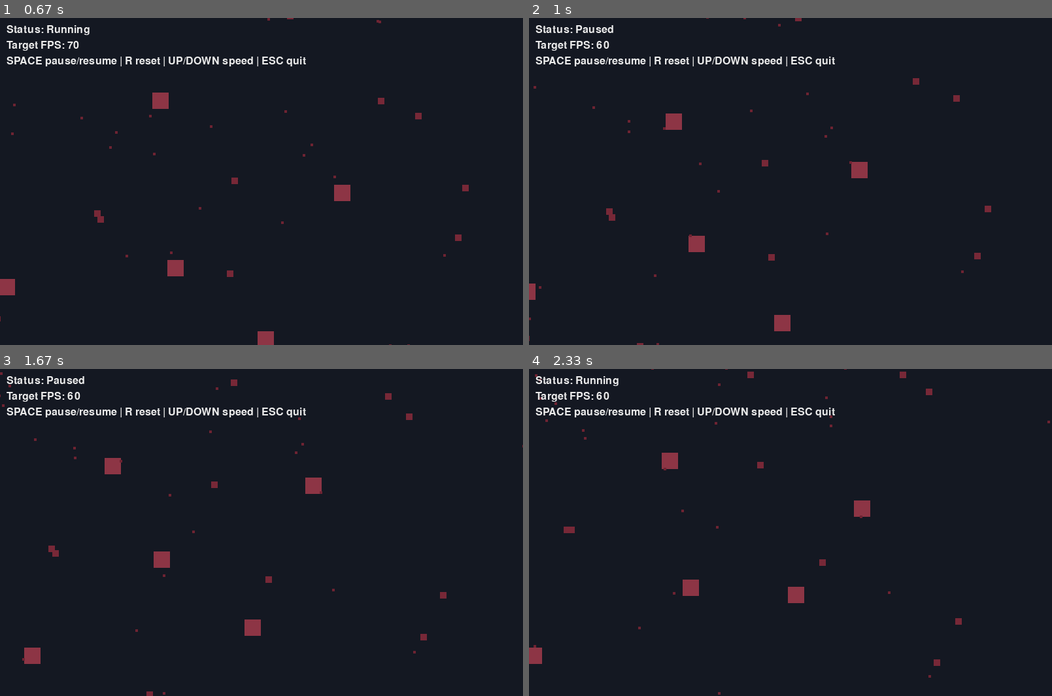
Above: before the commit, frames 1-4 (two rows, left to right).
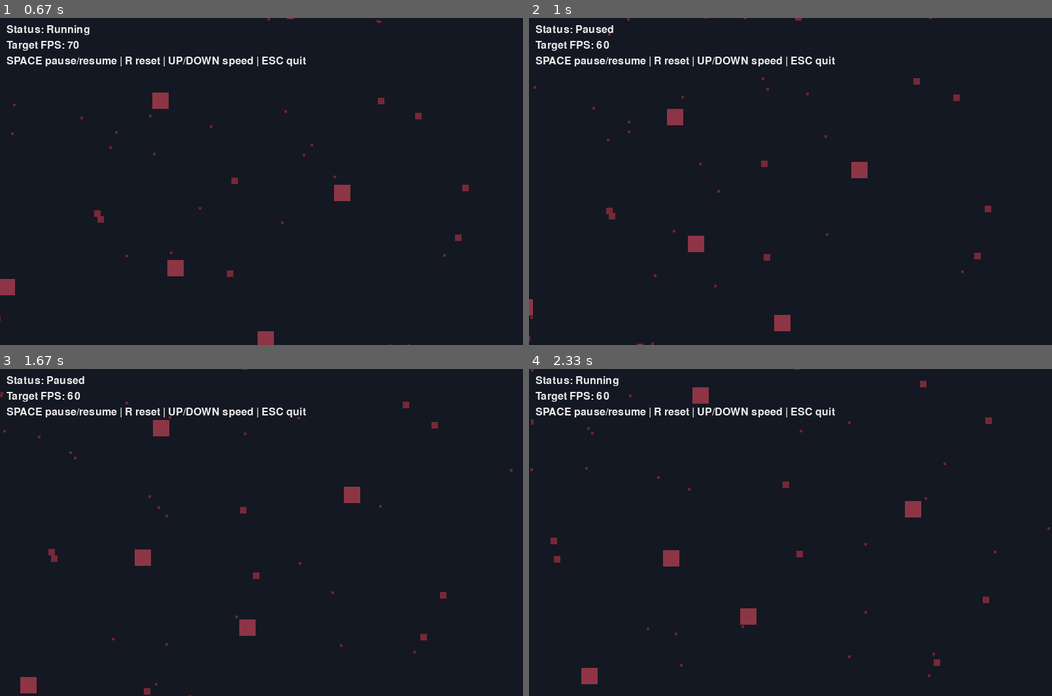
Above: after the commit, the same moments.

Repository: ynehme-coder/lab8-pygame
Game: pygame game, started from main.py
Same seed, same stepped clock (60 frames per second), same inputs: the game is played once before the commit and once after it.
Inputs:
- Up to frame 1 (0.67 s): hold Up from 0.33 s (still down)
- Up to frame 2 (1 s): release Up at 0.8 s; hold Down from 0.83 s (still down); tap Space at 0.9 s
- Up to frame 3 (1.67 s): release Down at 1.13 s; hold Up 1.17-1.53 s; tap Space at 1.23, 1.63 s; hold Down from 1.57 s (still down)
- Up to frame 4 (2.33 s): release Down at 1.93 s; hold Up 1.97-2.27 s; tap Space at 2.03 s; hold Down from 2.3 s (still down)

Frame 1 is identical in both runs. In frame 2, 0.4% of the frame differs, in the area x 0-83%, y 0-100%; in frame 3, 1.8%; in frame 4, 2.1%, in the area x 0-100%, y 0-100%.

Commit message:
exam: q5 - eating

Diff:
--- a/main.py
+++ b/main.py
@@ -290,6 +290,23 @@
 
 ##################################################################
 
+###Q5
+
+def eat(square: Square, all_squares: list[Square]) -> None:
+    for other in all_squares[:]:  # copy to avoid list modification issues
+        if other == square:
+            continue
+
+        if check_collision(square, other):
+            if square.size > other.size:
+                all_squares.remove(other)
+                all_squares.append(create_square(other.size))
+            elif other.size > square.size:
+                all_squares.remove(square)
+                all_squares.append(create_square(square.size))
+                return
+#############################################################################
+
 def update_square(square: Square, all_squares: list[Square]) -> Square:
     """Move square and bounce it on the window borders."""
 
@@ -304,6 +321,8 @@
     # Phase 2: behavior forces.
     apply_flee_behavior(square, all_squares)
     apply_chase_behavior(square, all_squares)
+
+    eat(square, all_squares)
 
     # Phase 3: position update.
     square.x += square.vx
Not shown, changed: MY_EXAM.md
